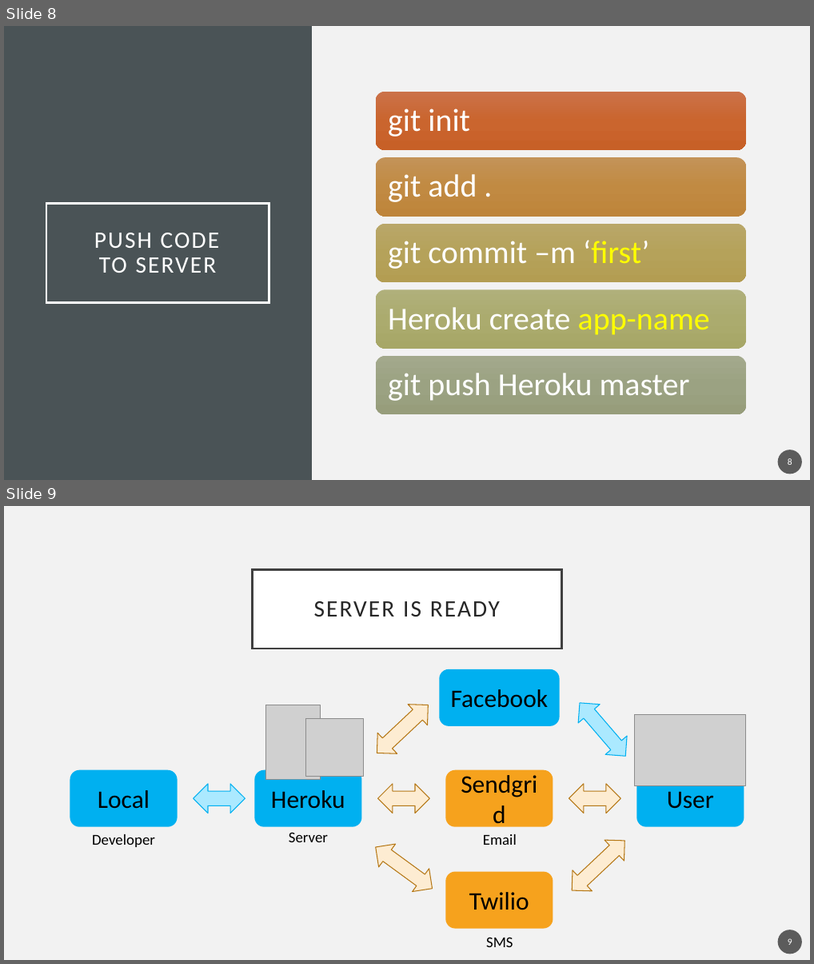
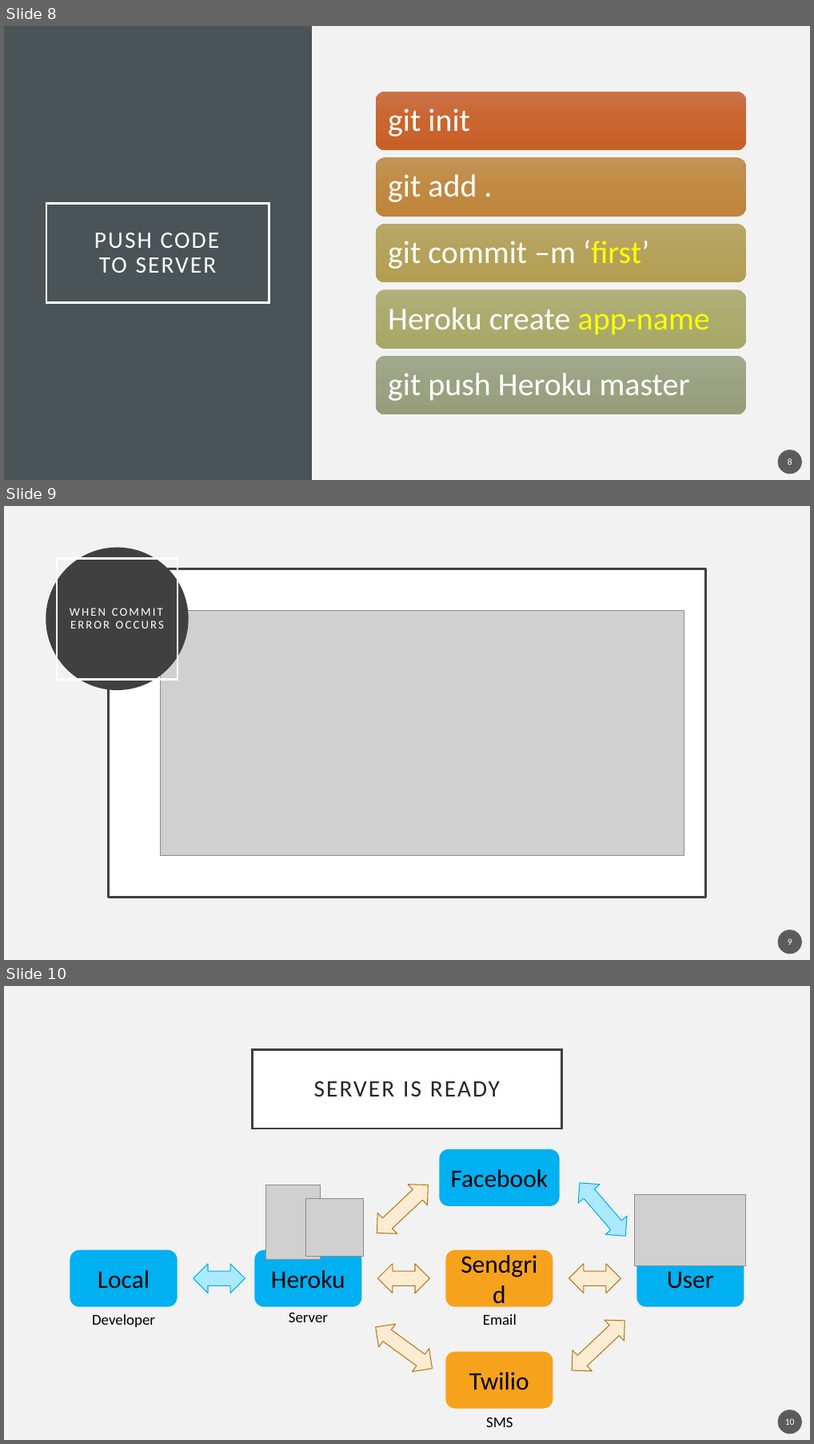
Before and after one commit to YehoonLee3/ChatBotCourse, a slide deck: 2-2 Make Echo Bot.pptx. Shown one above the other, each under a label of ours: slides 8 and 9 before the commit, slides 8, 9 and 10 after it. The pictures are 814x964 and 814x1444 pixels, drawn with LibreOffice and Linux fonts; fonts in the diff are those of the drawing; grey boxes stand for pictures. Boxes give left, top, right and bottom in pixels: in the first picture for what was removed or moved away, otherwise in the second. Text is boxed around its words. In the diff, an @@ line names an element or a change of style, - is before the commit and + after.

```diff
--- a/2-2 Make Echo Bot.pptx
+++ b/2-2 Make Echo Bot.pptx
@@ slide 9 added at [4, 506, 810, 960], background #F2F2F2 @@
@@ ellipse added at [46, 547, 189, 690], fill #404040 @@
@@ title added at [57, 558, 178, 679], outline #FFFFFF 2.5 pt, 14 pt, text #FFFFFF @@
+WHEN COMMIT ERROR OCCURS
@@ rectangle added at [108, 569, 706, 896], fill #FFFFFF, outline #404040 2.5 pt @@
@@ picture added at [161, 611, 685, 855] @@
@@ page number added at [778, 929, 802, 954], fill #1D1D1D at 70% opacity, 11 pt, text #FFFFFF @@
+9
@@ what was slide 9 is now slide 10 @@
@@ page number at [786, 1418, 795, 1424]: text changed @@
-9
+10
```
Also in this commit, not shown: 1 other file.
